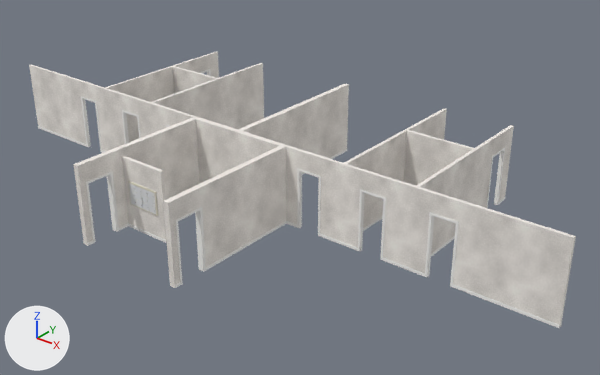
Two versions of the glTF model kits/condominio/pieces/walls_g.glb, one commit apart.
The view is the same before and after, from a 50 mm lens placed at (17.9, -19.6, 13.3), pointed at (1.6, 0.8, 0.7). Arrows for +X, +Y and +Z are at lower left; the lights stay in place. The picture after the commit comes second.

The first picture shows 'walls_g_plaster', 'walls_g_trim' and 2 more.
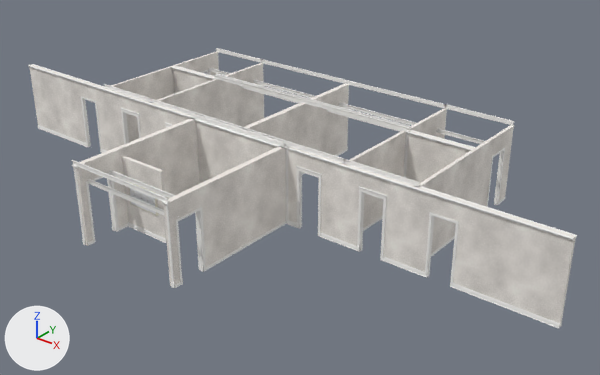
Pixel boxes [x1, y1, x2, y2] of what changed, in the pictures (600 x 375 px):
'molduras', added: after [28, 48, 577, 328]

The change, as a list of edits to the scene's bpy script:
```text
Add me_molduras:
    me_molduras.from_pydata(...)  # 2934 vertices, 5160 faces; spans x -11.7..11.7, y -5.8..5.8, z 0.0..3.0
    me_molduras.materials.append(mat_trim)  # white #faf9f6
Add ob_molduras:
    ob_molduras = bpy.data.objects.new('molduras', me_molduras)
    ob_molduras.location = (0.0, 0.0, 0.0)
```
